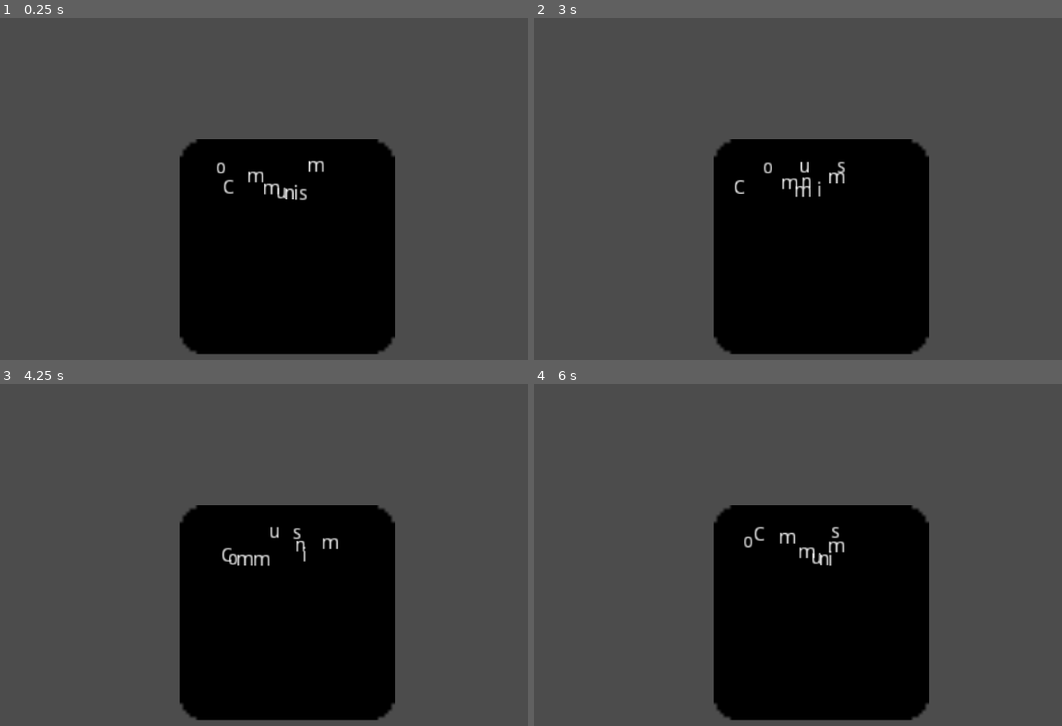
Above: before the commit, frames 1-4 (two rows, left to right).
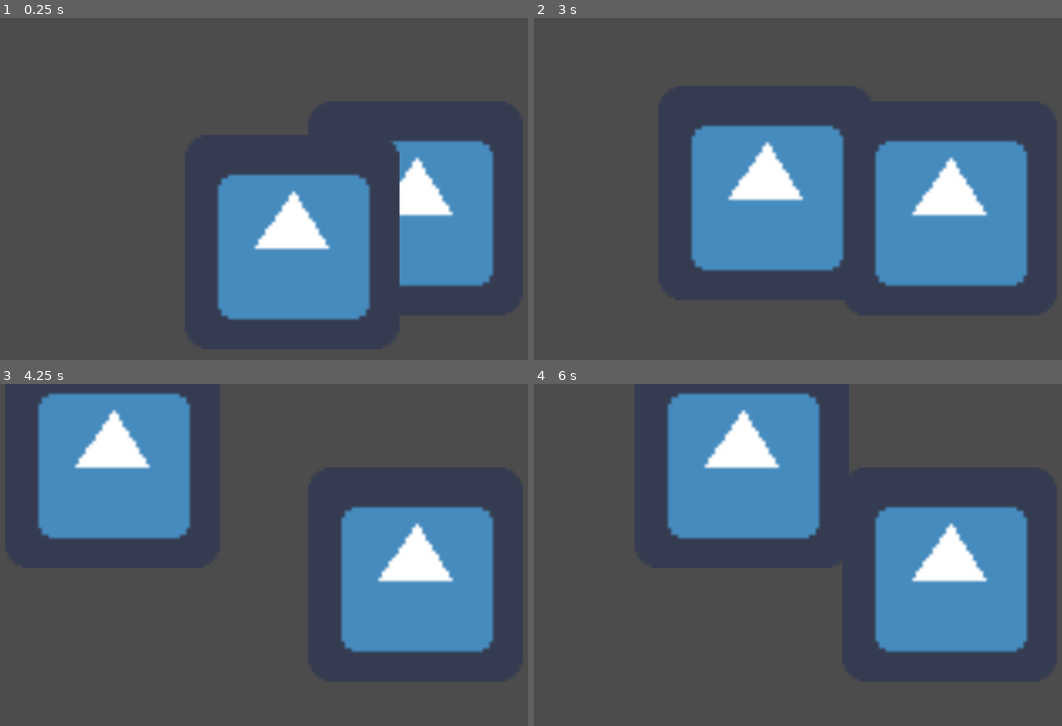
Above: after the commit, the same moments.

Repository: awindahl/gwj-27
Game: Godot game, scene res://TestBench.tscn
The game is run twice, just before and just after one commit, with the same random seed, the same clock (stepped at 60 frames per second) and the same inputs. The project has no main scene, so this scene is started directly. The engine's default icon, where the game draws it, is replaced by a stand-in: a white triangle on a blue panel in a dark square.
Inputs (mouse positions are in pixels of both pictures, inside the frame that each line leads up to):
- Up to frame 1 (0.25 s): no input
- Up to frame 2 (3 s): move the mouse to (956, 206) at 0.52 s; click (956, 206) at 0.67 s; drag from (655, 250) to (761, 312) at 1.27 s; move the mouse to (871, 134) at 2.02 s; click (871, 134) at 2.17 s; drag from (761, 312) to (581, 165) at 2.77 s
- Up to frame 3 (4.25 s): move the mouse to (480, 657) at 3.52 s; click (480, 657) at 3.67 s
- Up to frame 4 (6 s): drag from (581, 531) to (692, 490) at 4.27 s; move the mouse to (834, 592) at 5.02 s; click (834, 592) at 5.17 s; drag from (692, 490) to (655, 616) at 5.77 s

The runs differ from the first frame. In frame 1, 33% of the frame differs, in the area x 34-94%, y 35-99%; in frame 2, 36%; in frame 3, 46%, in the area x 7-94%, y 2-99%; in frame 4, 44%.

Commit message:
fixed drag and drop documents

Diff:
--- a/Scripts/Paper.gd
+++ b/Scripts/Paper.gd
@@ -1,4 +1,28 @@
 extends Node2D
 
-func _on_Button_pressed():
-	pass
+var can_grab = false
+var offset = Vector2()
+var ev_pos = Vector2()
+
+func _ready():
+	set_process_unhandled_input(true)
+
+func _unhandled_input(event):
+	if event is InputEventMouseMotion:
+
+		if can_grab:
+			get_tree().set_input_as_handled()
+			position = get_global_mouse_position() + ev_pos
+
+func _on_Area2D_input_event(viewport, event, shape_idx):
+	if event is InputEventMouseButton:
+		if event.pressed:
+			if event.button_index == BUTTON_LEFT:
+				if get_tree().get_nodes_in_group("dragged").empty():
+					add_to_group("dragged")
+					can_grab = true
+					ev_pos = position - get_global_mouse_position()
+					get_parent().move_child(self, 1)
+		elif can_grab:
+			remove_from_group("dragged")
+			can_grab = false
--- /dev/null
+++ b/Scripts/TestBench.gd
@@ -0,0 +1,3 @@
+extends Node2D
+
+var is_grabbing = false
--- a/TestBench.tscn
+++ b/TestBench.tscn
@@ -1,31 +1,41 @@
-[gd_scene load_steps=3 format=2]
+[gd_scene load_steps=5 format=2]
 
 [ext_resource path="res://Scripts/Paper.gd" type="Script" id=1]
 [ext_resource path="res://icon.png" type="Texture" id=2]
+[ext_resource path="res://Scripts/TestBench.gd" type="Script" id=3]
+
+[sub_resource type="RectangleShape2D" id=1]
+extents = Vector2( 147.94, 144.942 )
 
 [node name="TestBench" type="Node2D"]
+script = ExtResource( 3 )
 
-[node name="Paper" type="Node2D" parent="."]
+[node name="Papers, Please" type="Node2D" parent="."]
+
+[node name="Paper2" type="Node2D" parent="Papers, Please"]
+position = Vector2( 728, 272 )
+script = ExtResource( 1 )
+
+[node name="Sprite" type="Sprite" parent="Papers, Please/Paper2"]
+scale = Vector2( 4.79532, 4.79532 )
+texture = ExtResource( 2 )
+
+[node name="Area2D" type="Area2D" parent="Papers, Please/Paper2"]
+
+[node name="CollisionShape2D" type="CollisionShape2D" parent="Papers, Please/Paper2/Area2D"]
+shape = SubResource( 1 )
+
+[node name="Paper" type="Node2D" parent="Papers, Please"]
 position = Vector2( 552, 320 )
 script = ExtResource( 1 )
 
-[node name="Sprite" type="Sprite" parent="Paper"]
-self_modulate = Color( 0, 0, 0, 1 )
-position = Vector2( -6.86456, 6.94727 )
+[node name="Sprite" type="Sprite" parent="Papers, Please/Paper"]
 scale = Vector2( 4.79532, 4.79532 )
 texture = ExtResource( 2 )
 
-[node name="RichTextLabel" type="RichTextLabel" parent="Paper"]
-margin_left = -116.0
-margin_top = -102.0
-margin_right = -3.0
-margin_bottom = -51.0
-rect_scale = Vector2( 2, 2 )
-rect_clip_content = false
-bbcode_enabled = true
-bbcode_text = "[shake rate=10 level=100]Communism[/shake]"
-text = "Communism"
-scroll_active = false
-__meta__ = {
-"_edit_use_anchors_": false
-}
+[node name="Area2D" type="Area2D" parent="Papers, Please/Paper"]
+
+[node name="CollisionShape2D" type="CollisionShape2D" parent="Papers, Please/Paper/Area2D"]
+shape = SubResource( 1 )
+[connection signal="input_event" from="Papers, Please/Paper2/Area2D" to="Papers, Please/Paper2" method="_on_Area2D_input_event"]
+[connection signal="input_event" from="Papers, Please/Paper/Area2D" to="Papers, Please/Paper" method="_on_Area2D_input_event"]
